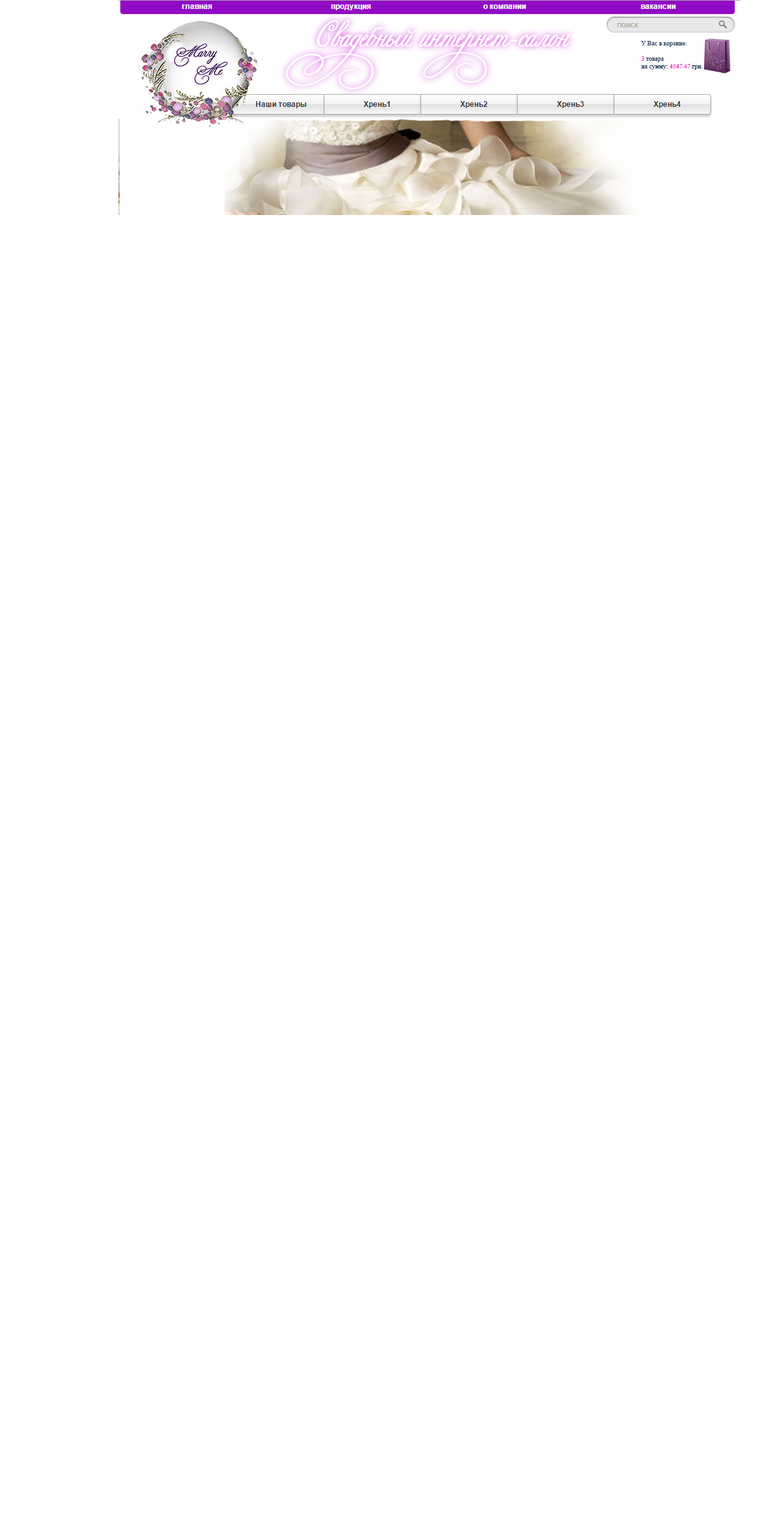
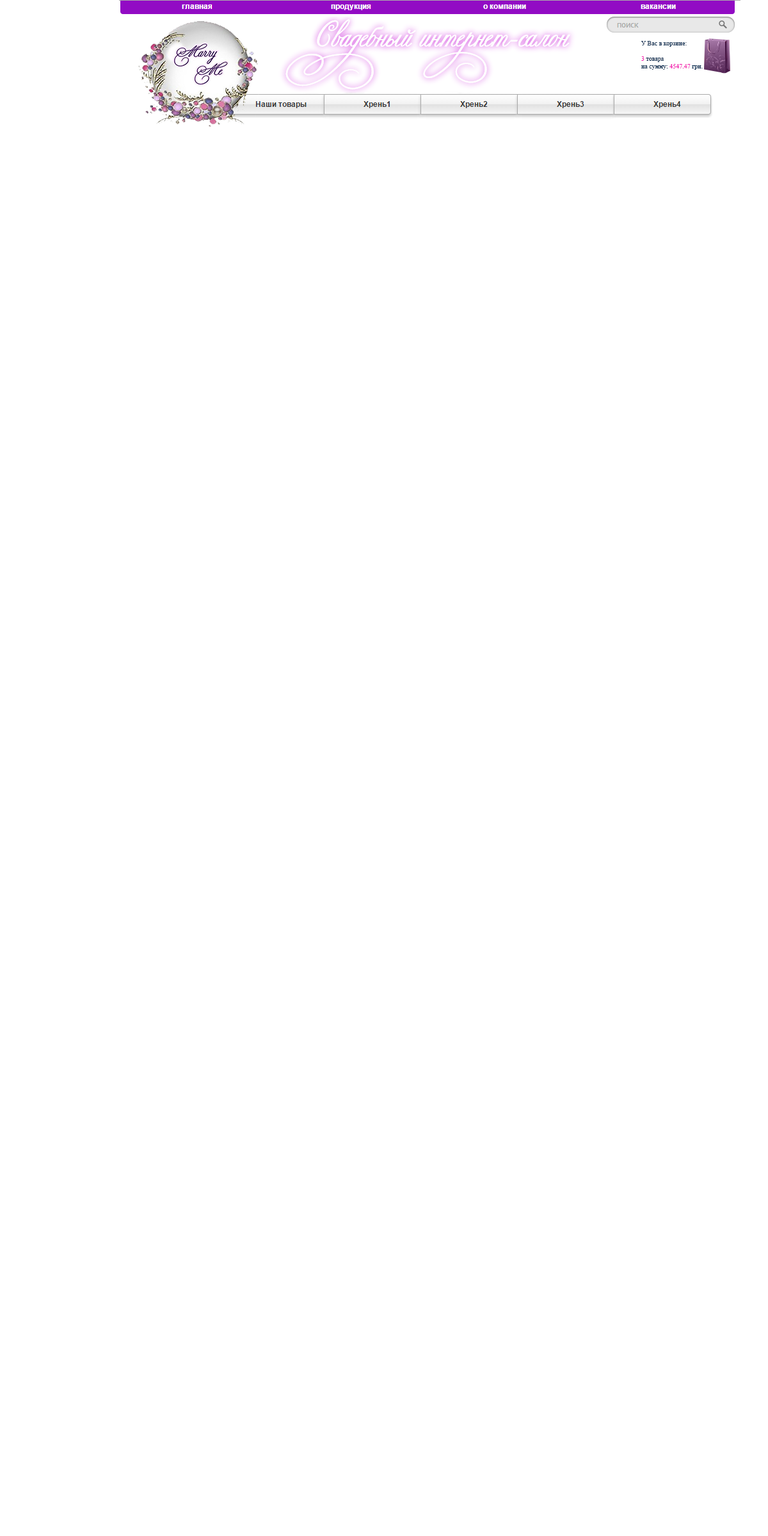
The second (768, 1536) image is a revision of the first. Changes to its layers:
renamed "Прямоугольник 2" to "Прямоугольник 3", hid it, painted on it over [118, 118, 642, 216]
